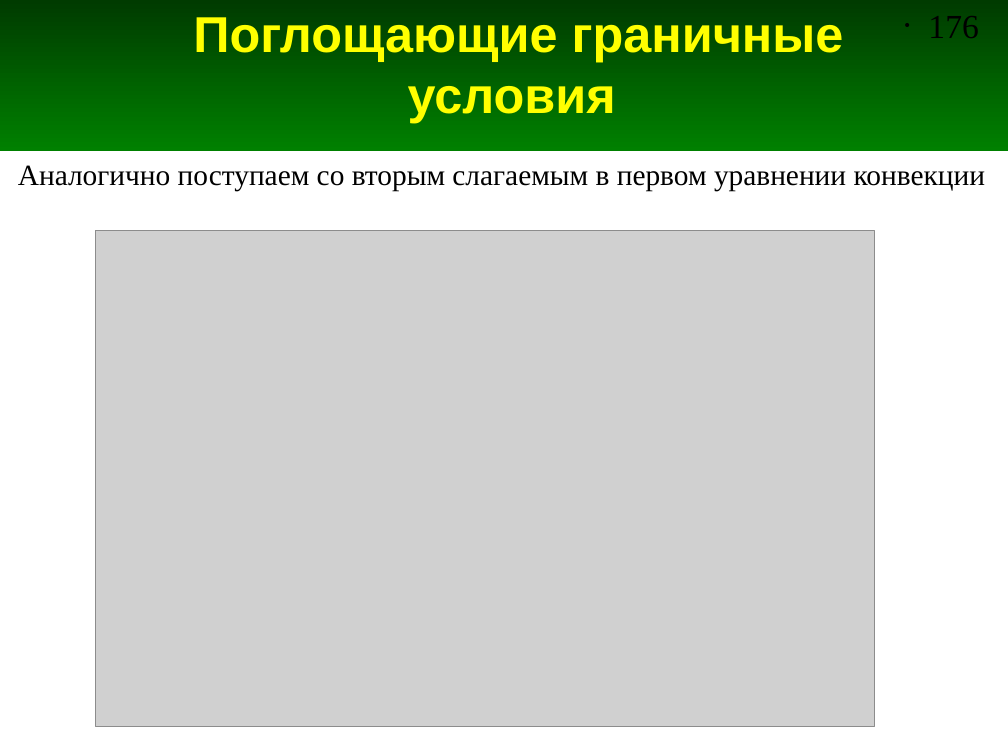
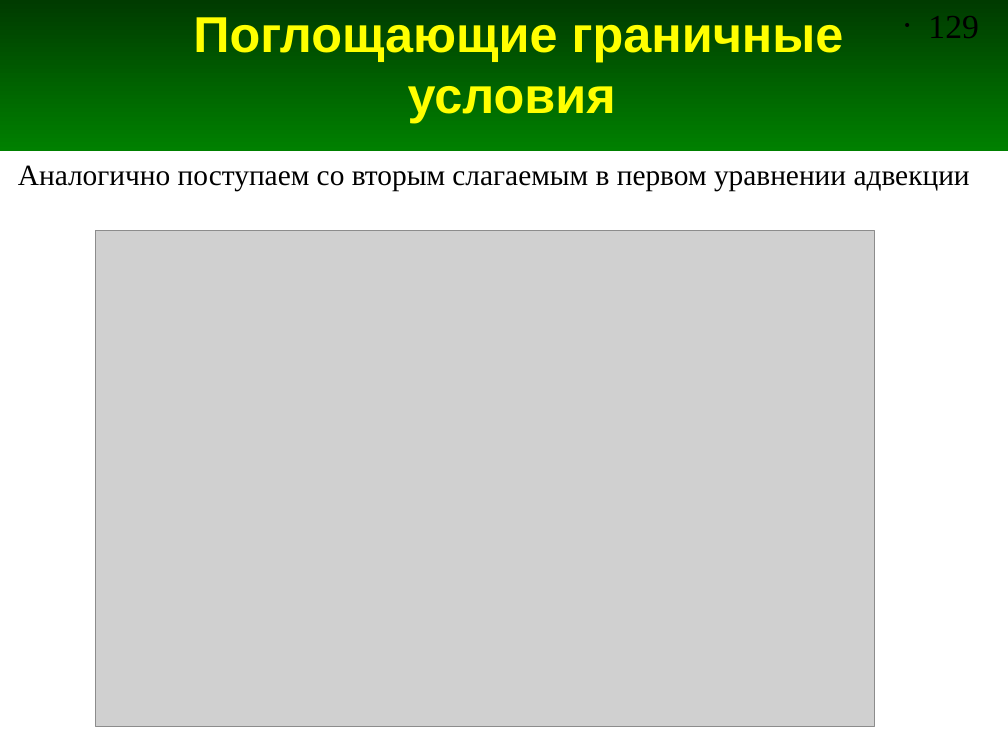
Before and after one commit to andris0147sv/modelling, a slide deck: slide 129 of presentations/2. FDTD.odp (slide 176 before the commit). Drawn at 1008x756 pixels with LibreOffice and Linux fonts; fonts in the diff are those of the drawing; grey boxes stand for pictures. Boxes give left, top, right and bottom in pixels: in the first picture for what was removed or moved away, otherwise in the second. Text is boxed around its words. In the diff, an @@ line names an element or a change of style, - is before the commit and + after.

Commit message:
Добавлены слайды про граничные условия ABC второй степени. Переименованы скрипты про метод TFSF

```diff
--- a/presentations/2. FDTD.odp
+++ b/presentations/2. FDTD.odp
@@ page number at (928, 16, 978, 38): text changed @@
-• 176
+• 129
@@ text at (18, 165, 970, 191): text changed @@
-Аналогично поступаем со вторым слагаемым в первом уравнении конвекции
+Аналогично поступаем со вторым слагаемым в первом уравнении адвекции
```
Also in this commit, not shown: 7 other slides changed, 17 slides added, 6 other files.
